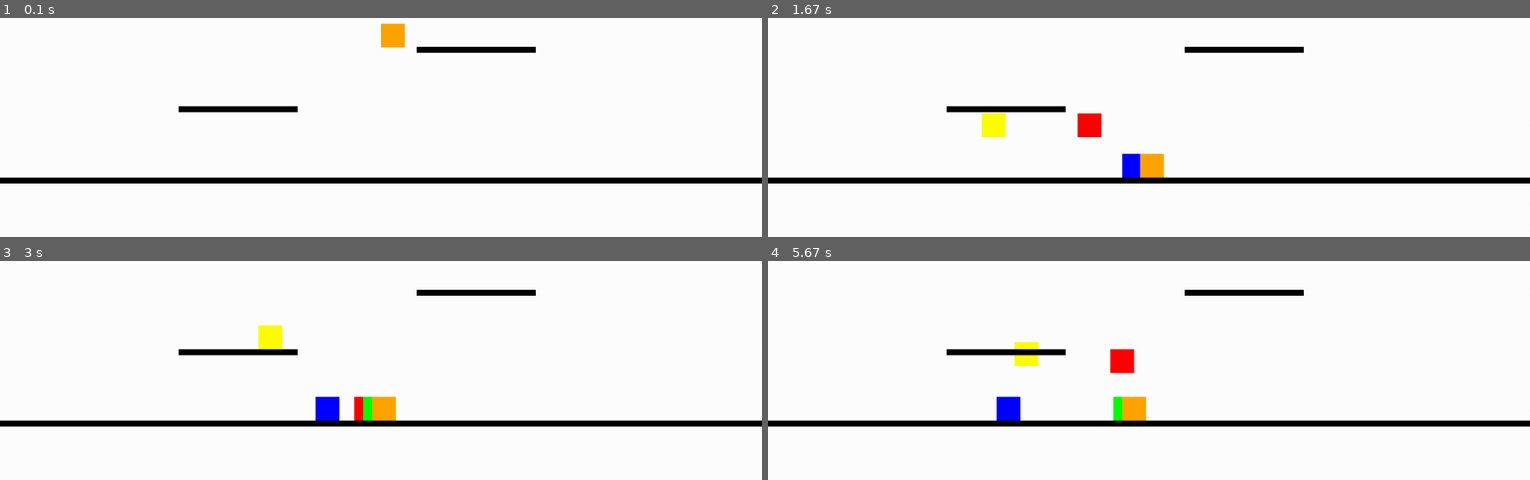
Above: before the commit, frames 1-4 (two rows, left to right).
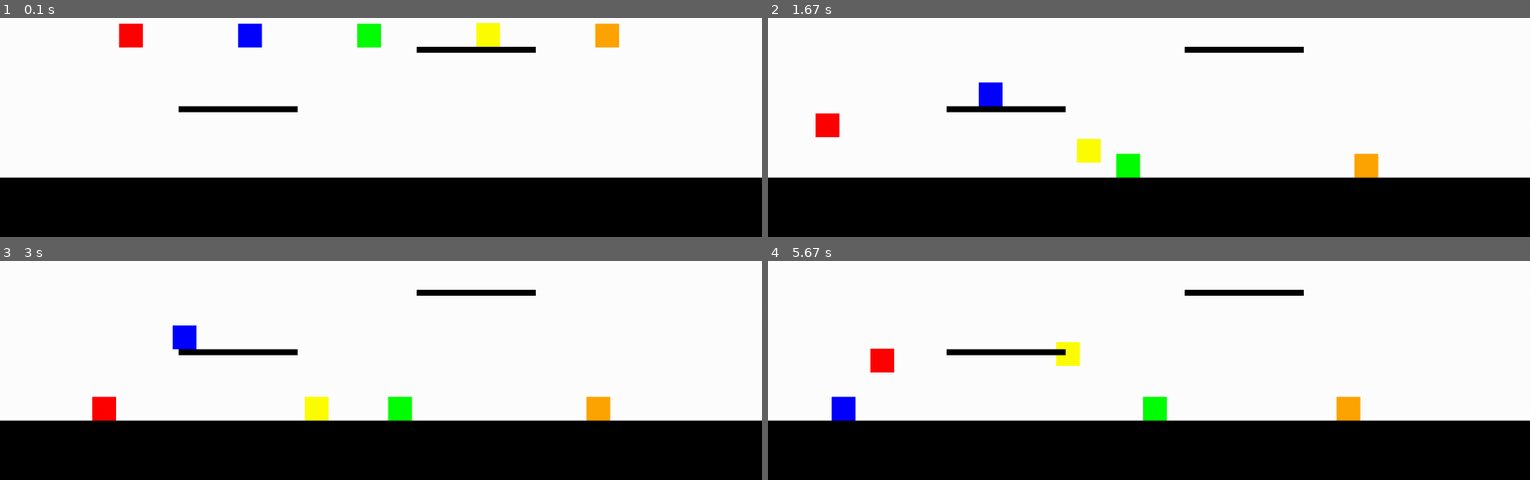
Above: after the commit, the same moments.

Repository: lambo-n/thecoderschool-pygames
Game: pygame game, started from tag.py
The game is run twice, just before and just after one commit, with the same random seed, the same clock (stepped at 60 frames per second) and the same inputs.
Inputs:
- Up to frame 1 (0.1 s): no input
- Up to frame 2 (1.67 s): hold Left 0.33-0.87 s; hold Left 0.9-1.3 s; hold A 0.9-1.3 s; tap F at 0.97, 1.27, 1.4 s; tap J at 1.05 s; hold Up from 1.33 s (still down); hold W from 1.33 s (still down); tap , at 1.48 s
- Up to frame 3 (3 s): release Up at 1.7 s; release W at 1.7 s; hold Right 1.73-2.37 s; hold D 1.73-2.37 s; tap F at 1.8, 2.1, 2.47, 2.77, 2.97 s; hold Left 2.4-2.87 s; hold A 2.4-2.87 s; tap J at 2.55 s; hold Right from 2.9 s (still down); hold D from 2.9 s (still down)
- Up to frame 4 (5.67 s): tap , at 3.05, 4.38 s; tap F at 3.27, 3.47, 3.8, 4.1, 4.3, 4.6, 4.87, 5.17, 5.3 s; release Right at 3.37 s; release D at 3.37 s; hold Up 3.4-3.7 s; hold W 3.4-3.7 s; hold Right 3.73-4.2 s; hold D 3.73-4.2 s; tap J at 3.88, 5.38 s; hold Left 4.23-4.77 s; hold A 4.23-4.77 s; hold Left 4.8-5.2 s; hold A 4.8-5.2 s; hold Up 5.23-5.6 s; hold W 5.23-5.6 s; hold Right from 5.63 s (still down); hold D from 5.63 s (still down)

The runs differ from the first frame. In frame 1, 27% of the frame differs, in the area x 0-100%, y 2-100%; in frame 2, 28%; in frame 3, 28%; in frame 4, 28%, in the area x 0-100%, y 37-100%.

Commit message:
player to player collisions

Diff:
--- a/tag.py
+++ b/tag.py
@@ -11,11 +11,11 @@
 PLAYER_HEIGHT = 40
 PLAYER_WIDTH = 40
 
-player1_pos = pygame.Vector2(screen.get_width() / 2, screen.get_height() / 2)
-player2_pos = pygame.Vector2(screen.get_width() / 2, screen.get_height() / 2)
-player3_pos = pygame.Vector2(screen.get_width() / 2, screen.get_height() / 2)
-player4_pos = pygame.Vector2(screen.get_width() / 2, screen.get_height() / 2)
-player5_pos = pygame.Vector2(screen.get_width() / 2, screen.get_height() / 2)
+player1_pos = pygame.Vector2(200, screen.get_height() / 2)
+player2_pos = pygame.Vector2(400, screen.get_height() / 2)
+player3_pos = pygame.Vector2(600, screen.get_height() / 2)
+player4_pos = pygame.Vector2(800, screen.get_height() / 2)
+player5_pos = pygame.Vector2(1000, screen.get_height() / 2)
 
 player_positions = [player1_pos,
                     player2_pos,
@@ -35,13 +35,11 @@
                      player4_velocity,
                      player5_velocity]
 
-floorBase = pygame.Rect(0, screen.get_height() - 100, screen.get_width(), 10)
+floorBase = pygame.Rect(0, screen.get_height() - 100, screen.get_width(), 100)
 platform1 = pygame.Rect(300, 500, 200, 10)
 platform2 = pygame.Rect(700, 400, 200, 10)
 
 platforms = [floorBase, platform1, platform2]
-
-
 
 while running:
     # poll for events
@@ -78,6 +76,44 @@
                 player_rect.y = player_positions[i].y
 
 
+
+    # Player-to-player collisions
+    for i in range(len(player_positions)):
+        player_rect = pygame.Rect(player_positions[i].x, player_positions[i].y, PLAYER_WIDTH, PLAYER_HEIGHT)
+        for j in range(i + 1, len(player_positions)):
+            other_rect = pygame.Rect(player_positions[j].x, player_positions[j].y, PLAYER_WIDTH, PLAYER_HEIGHT)
+            if player_rect.colliderect(other_rect):
+                # Calculate overlap on each axis
+                overlap_x = min(player_rect.right, other_rect.right) - max(player_rect.left, other_rect.left)
+                overlap_y = min(player_rect.bottom, other_rect.bottom) - max(player_rect.top, other_rect.top)
+
+                if overlap_x < overlap_y:
+                    # Horizontal push - each player gets pushed half the overlap
+                    if player_positions[i].x < player_positions[j].x:
+                        player_positions[i].x -= overlap_x / 2
+                        player_positions[j].x += overlap_x / 2
+                    else:
+                        player_positions[i].x += overlap_x / 2
+                        player_positions[j].x -= overlap_x / 2
+                else:
+                    # Vertical push
+                    if player_positions[i].y < player_positions[j].y:
+                        player_positions[i].y -= overlap_y / 2
+                        player_positions[j].y += overlap_y / 2
+                    else:
+                        player_positions[i].y += overlap_y / 2
+                        player_positions[j].y -= overlap_y / 2
+                    # Stop vertical velocity for both on vertical collision
+                    player_velocities[i] = 0
+                    player_velocities[j] = 0
+                    # Re-resolve platform collisions so players can't be pushed through platforms
+                    for pi in [i, j]:
+                        p_rect = pygame.Rect(player_positions[pi].x, player_positions[pi].y, PLAYER_WIDTH, PLAYER_HEIGHT)
+                        for platform in platforms:
+                            if p_rect.colliderect(platform):
+                                player_positions[pi].y = platform.y - PLAYER_HEIGHT
+                                player_velocities[pi] = 0
+                                p_rect.y = player_positions[pi].y
 
     # Check which players are on a platform
     on_ground = []
